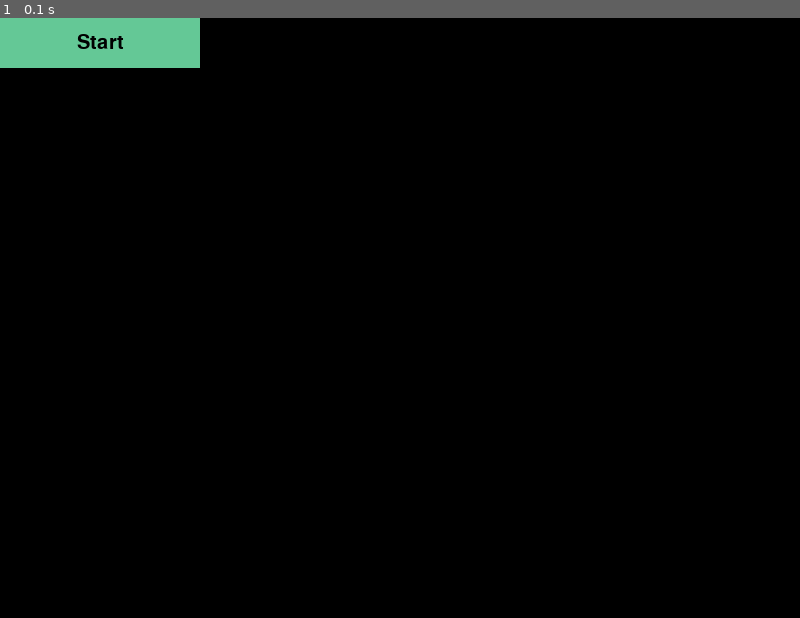
Above: before the commit, frame 1.
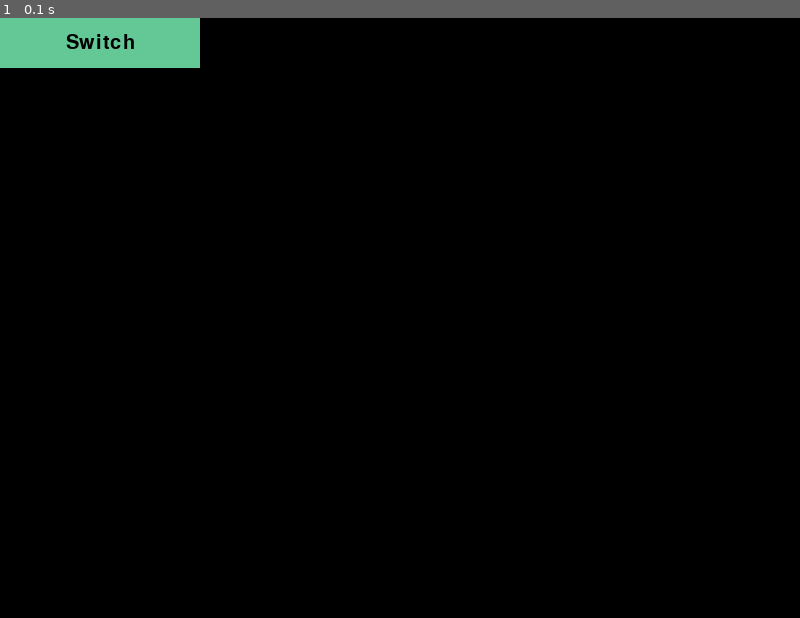
Above: after the commit, the same moment.

Repository: VincentPauley/pygame-hot-rope
Game: pygame game, started from src/main.py
Two runs of this game, one before a commit and one after it. Both use one fixed random seed, a clock stepped at 60 frames per second and the inputs below.
Inputs:
- Up to frame 1 (0.1 s): no input

The runs differ from the first frame. In frame 1, 0.1% of the frame differs, in the area x 8-17%, y 2-6%.

Commit message:
feat: start scene manager class

Diff:
--- a/src/classes/button.py
+++ b/src/classes/button.py
@@ -12,12 +12,18 @@
     x = 0
     y = 0
     color = (100, 200, 150)
-    # text = "Click Me"
 
     rect = pygame.Rect(x, y, width, height)
 
-    def __init__(self, text):
+    def __init__(self, text, onclick):
         self.text = text
+        self.onclick = onclick
+
+    # TODO: hover state detection
+    def detect_click(self, event):
+        if self.rect.collidepoint(event.pos):
+            print("Button Has been clicked!")
+            self.onclick()
 
     def draw(self, surface):
         pygame.draw.rect(surface, self.color, self.rect)
--- a/src/classes/scene.py
+++ b/src/classes/scene.py
@@ -22,9 +22,13 @@
         else:
             self.bg_color = (0, 0, 0)
 
+        # in future the scene should register buttons dynamically
         self.start_button = Button(
-            "Start"
+            "Switch", self.switch_to_scene
         )  # need an on_click method that can call another scene
+
+    def switch_to_scene(self):
+        print("Switch to scene was called")
 
     def _start_loop(self):
         while self.active:
@@ -33,6 +37,9 @@
                     self.active = False
                     pygame.quit()
                     return
+                if event.type == pygame.MOUSEBUTTONDOWN:
+                    self.start_button.detect_click(event)
+                    # pass event to any buttons registered in scene...
 
             # use provided background color or default to black
             self.screen.fill(self.bg_color)
@@ -44,7 +51,3 @@
     def activate(self):
         self.active = True
         self._start_loop()
-
-
-#     main_menu.active = True
-# main_menu.start_loop()
--- a/src/main.py
+++ b/src/main.py
@@ -11,11 +11,25 @@
 screen = pygame.display.set_mode((SCREEN_WIDTH, SCREEN_HEIGHT))
 pygame.display.set_caption(config["window"]["caption"])
 
+
+class SceneManager:
+    scenes = {}
+    scene_keys = []
+
+    def __init__(self):
+        pass
+
+    def register_scene(self, key, scene):
+        self.scenes[key] = scene
+        self.scene_keys.append(key)
+
+
 main_menu = Scene({"screen": screen})
 game = Scene({"screen": screen, "bg_color": (50, 50, 150)})
 
+scene_manager = SceneManager()
 
-main_menu.activate()
+scene_manager.register_scene("main_menu", main_menu)
+scene_manager.register_scene("game", game)
 
-# TODO: the other scenes will need to know about eachother in order to call
-# eachother
+scene_manager.scenes["main_menu"].activate()
